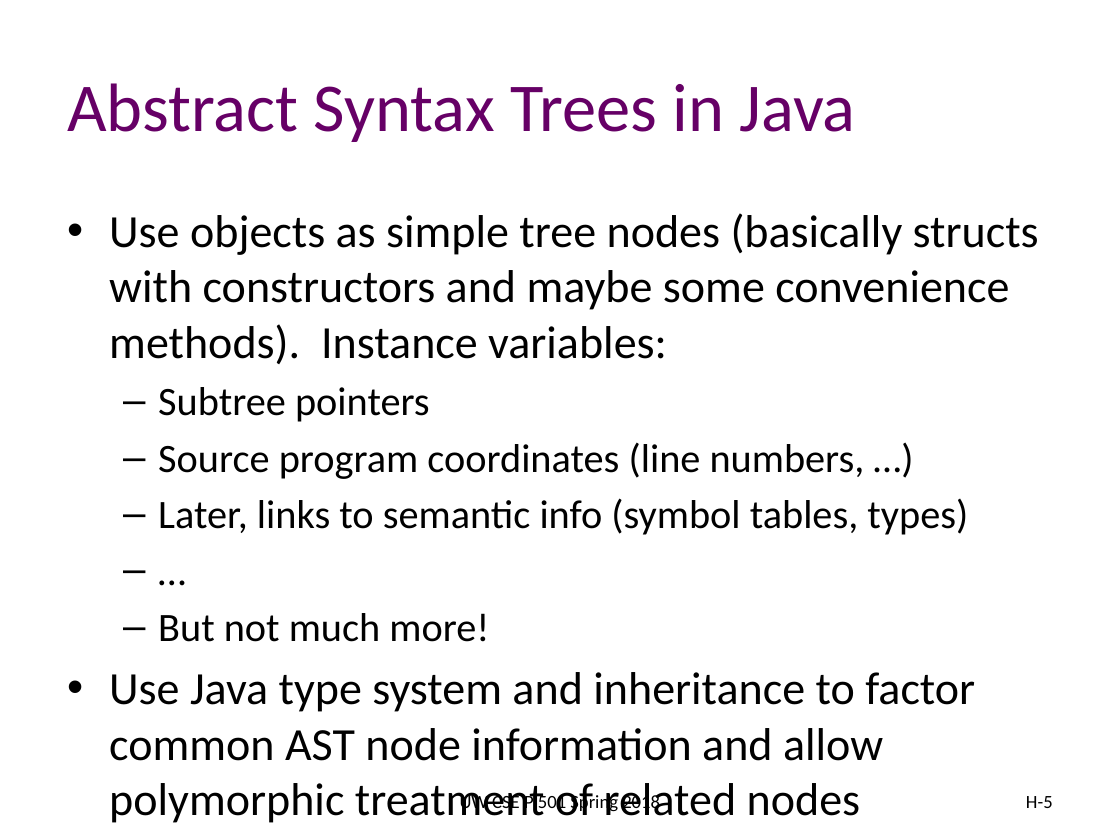
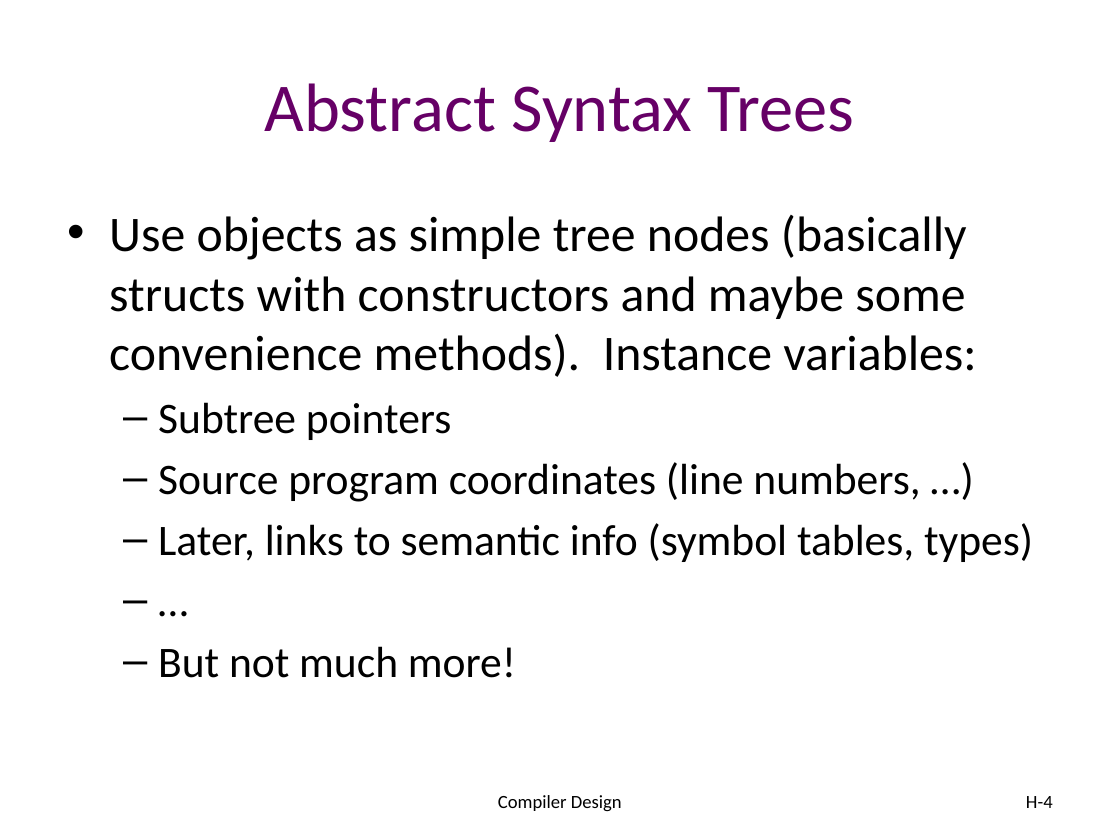
Before and after one commit to atu-se/atu.innomadic.com, a slide deck: slide 4 of courses/compilers/lectures/H-ASTs.pptx (slide 5 before the commit). Drawn at 1120x840 pixels with LibreOffice and Linux fonts; fonts in the diff are those of the drawing. Boxes give left, top, right and bottom in pixels: in the first picture for what was removed or moved away, otherwise in the second. Text is boxed around its words. In the diff, an @@ line names an element or a change of style, - is before the commit and + after.

```diff
--- a/courses/compilers/lectures/H-ASTs.pptx
+++ b/courses/compilers/lectures/H-ASTs.pptx
@@ title at <box>265,83,855,142</box>: text changed @@
-Abstract Syntax Trees in Java
+Abstract Syntax Trees
@@ text "Use objects as simple tree ..." at <box>109,215,1033,678</box>: size 29.6 to 32 pt in "Use objects as simple tree nodes (basically ..."; size 25.9 to 28 pt in "Subtree pointers", "Source program coordinates (line numbers, …)", "Later, links to semantic info (symbol tables, ...", "…" and 1 more places @@
@@ text at <box>109,672,975,761</box>: paragraph removed @@
-• Use Java type system and inheritance to factor common AST node information and allow polymorphic treatment of related nodes
@@ text at <box>498,795,622,812</box>: text changed @@
-UW CSE P 501 Spring 2018
+Compiler Design
@@ page number at <box>1026,796,1053,808</box>: text changed @@
-H-5
+H-4
```
Also in this commit, not shown: 25 other slides changed, 4 slides removed, 1 other file.
